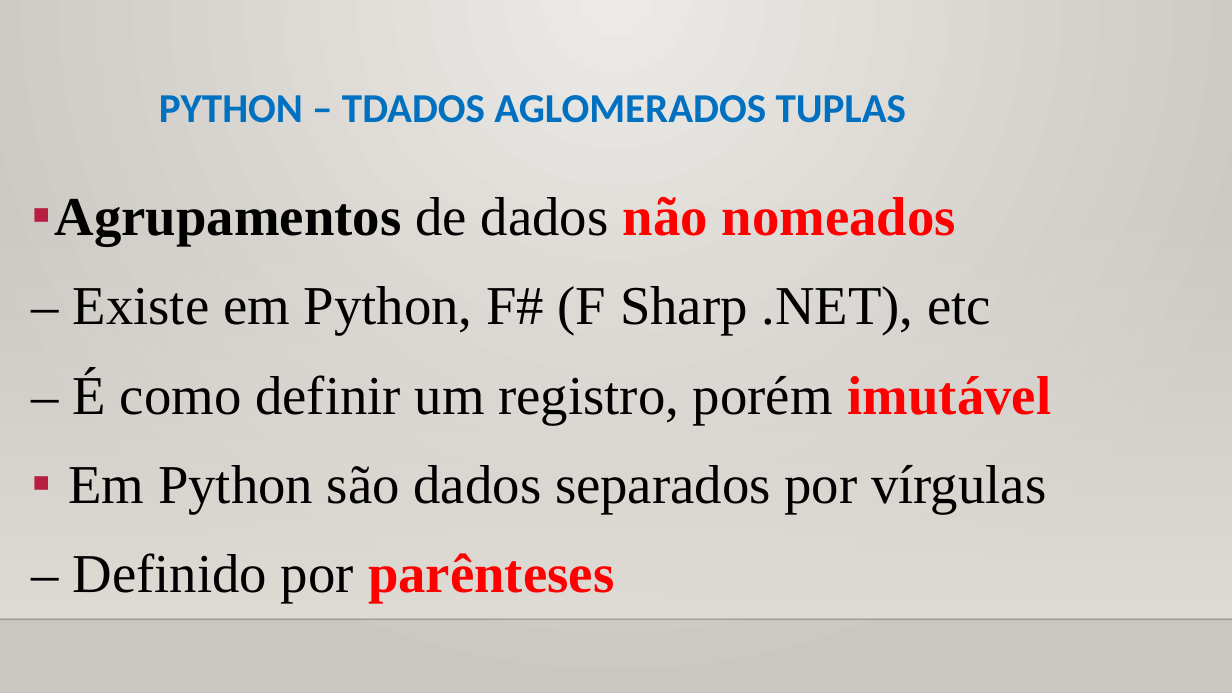
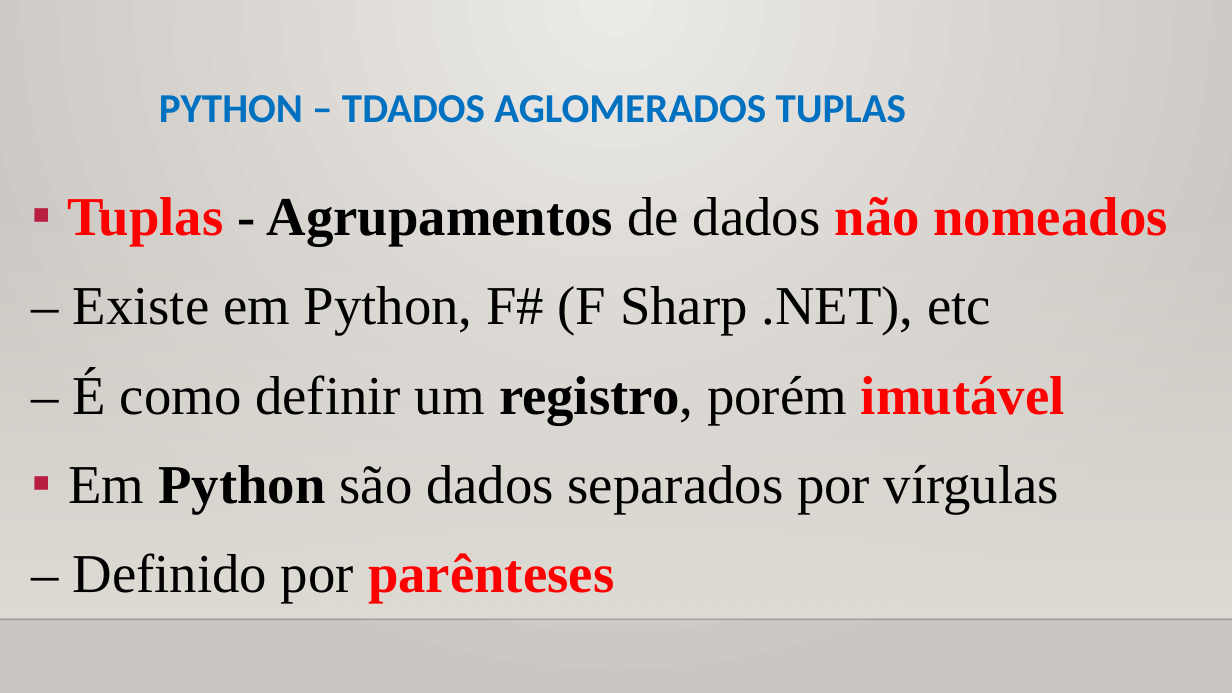
Before and after one commit to CloudEducationBrazil/WydenUniRuyPythonRAD, a slide deck: slide 15 of 01 Classes/Aula 07 RAD Python - Tipos de Dados Aglomerados.pptx (slide 14 before the commit). Drawn at 1232x693 pixels with LibreOffice and Linux fonts; fonts in the diff are those of the drawing; background and template pictures are left out. Boxes give left, top, right and bottom in pixels: in the first picture for what was removed or moved away, otherwise in the second. Text is boxed around its words. In the diff, an @@ line names an element or a change of style, - is before the commit and + after.

Commit message:
PPTs Python Aula 7 e 8 17092022

```diff
--- a/01 Classes/Aula 07 RAD Python - Tipos de Dados Aglomerados.pptx
+++ b/01 Classes/Aula 07 RAD Python - Tipos de Dados Aglomerados.pptx
@@ text at (x1=67, y1=197, x2=1167, y2=246): text changed @@
-▪ Agrupamentos de dados não nomeados
+▪ Tuplas - Agrupamentos de dados não nomeados
@@ text at (x1=68, y1=371, x2=1065, y2=513): bold on in "registro,", "Python" @@
```
Also in this commit, not shown: 8 other slides changed, 1 slide added, 1 other file.
